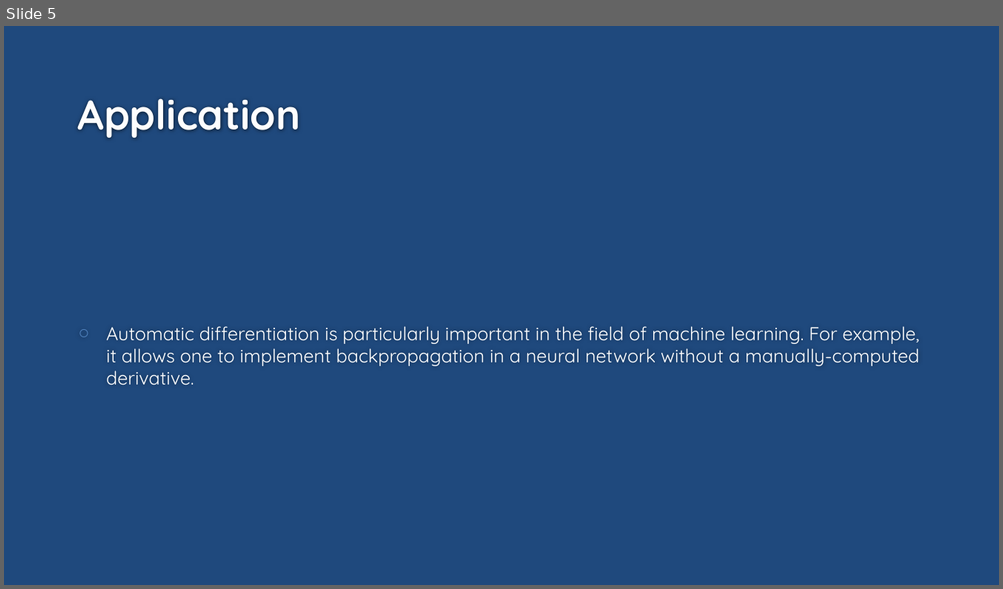
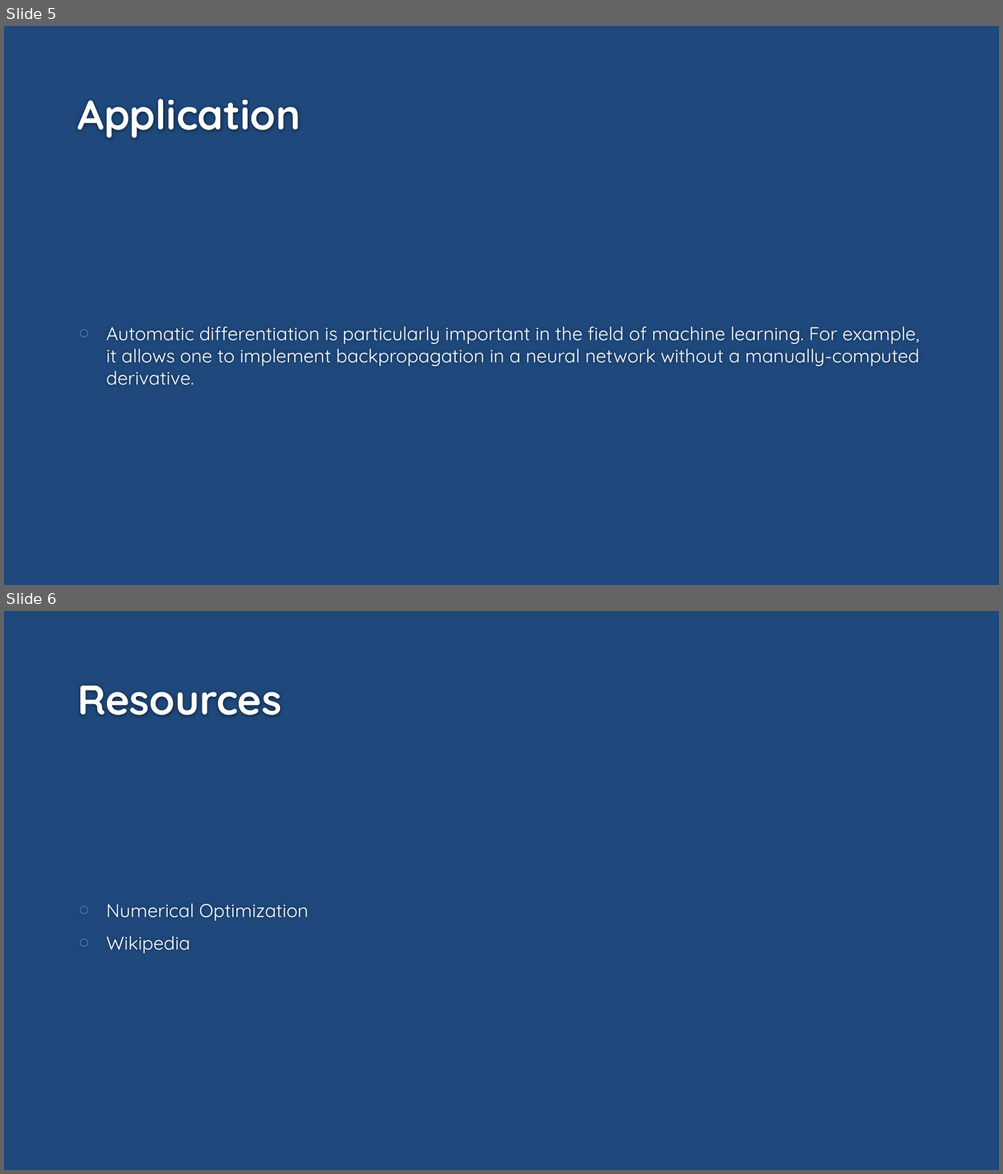
Before and after one commit to petrosvisconte/MATH319_final, a slide deck: Math 319 Final.pptx. Shown one above the other, each under a label of ours: slide 5 before the commit, slides 5 and 6 after it. The pictures are 1003x589 and 1003x1174 pixels, drawn with LibreOffice and Linux fonts; fonts in the diff are those of the drawing; background and template pictures are left out. Boxes give left, top, right and bottom in pixels: in the first picture for what was removed or moved away, otherwise in the second. Text is boxed around its words. In the diff, an @@ line names an element or a change of style, - is before the commit and + after.

Commit message:
pptx

```diff
--- a/Math 319 Final.pptx
+++ b/Math 319 Final.pptx
@@ slide 6 added at bbox=[4, 611, 999, 1170], background #1F497D @@
@@ title added at bbox=[77, 686, 282, 715], 40 pt, text #FEFEFE, bold @@
+Resources
@@ text added at bbox=[106, 903, 308, 954], 18 pt, text #FFFFFF @@
+○ Numerical Optimization
+○ Wikipedia
```
Also in this commit, not shown: 2 other files.
